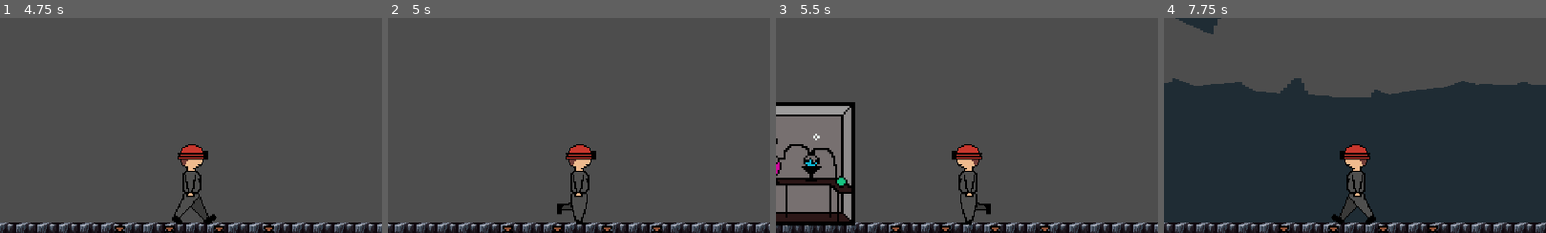
Above: before the commit, frames 1-4 (left to right).
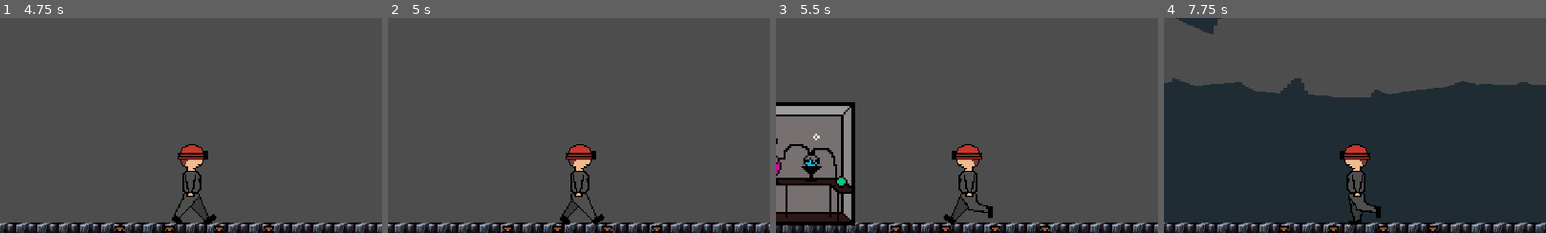
Above: after the commit, the same moments.

Repository: Jrees98/Pirate_Jam_15
Game: Godot game, scene res://Scenes/main.tscn
Two runs of this game, one before a commit and one after it. Both use one fixed random seed, a clock stepped at 60 frames per second and the inputs below. The project has no main scene, so this scene is started directly.
Inputs (mouse positions are % of the whole screen's width and height, from its top left):
- Up to frame 1 (4.75 s): click (5, 93) at 0.5 s; click (41, 94) at 1.25 s; click (47, 94) at 2 s; click (60, 94) at 2.75 s; click (54, 94) at 3.5 s; move the mouse to (72, 45) at 4.27 s; hold D (move_right) from 4.28 s (still down); hold G (god_mode) from 4.28 s (still down)
- Up to frame 2 (5 s): keep holding D (move_right); keep holding G (god_mode)
- Up to frame 3 (5.5 s): move the mouse to (30, 55) at 5.02 s; release D (move_right) at 5.03 s; release G (god_mode) at 5.03 s; hold A (move_left) from 5.03 s (still down); tap E (interact) at 5.1 s
- Up to frame 4 (7.75 s): move the mouse to (60, 28) at 5.77 s; release A (move_left) at 5.78 s; hold M (minecart) 5.78-6.53 s; hold D (move_right) 5.78-7.28 s; move the mouse to (45, 70) at 6.52 s; tap G (god_mode) at 6.6 s; move the mouse to (80, 65) at 7.27 s; hold A (move_left) from 7.28 s (still down); hold E (interact) from 7.28 s (still down)
The pictures show only the part of the screen within x 25-75%, y 38-88%; the shares and areas given below are measured in that part.

Frame 1 is identical in both runs. In frame 2, 0.5% of the frame differs, in the area x 44-57%, y 83-97%; in frame 3, 0.4%; in frame 4, 0.8%, in the area x 43-57%, y 83-97%.

Commit message:
add miner animation sprite sheet

Diff:
--- a/Scenes/player.tscn
+++ b/Scenes/player.tscn
@@ -1,10 +1,11 @@
-[gd_scene load_steps=29 format=3 uid="uid://0v7jd01x8glb"]
+[gd_scene load_steps=36 format=3 uid="uid://0v7jd01x8glb"]
 
 [ext_resource type="Script" path="res://Scripts/player.gd" id="1_gr4sc"]
 [ext_resource type="Texture2D" uid="uid://dvc2fmeimrhrm" path="res://Assets/miner.png" id="2_yy3j8"]
 [ext_resource type="Texture2D" uid="uid://erbgsdcl3u8a" path="res://Assets/minecart.png" id="3_g64g8"]
 [ext_resource type="Texture2D" uid="uid://ca0h5cevk42j2" path="res://Assets/coal.png" id="3_ligsf"]
-[ext_resource type="Texture2D" uid="uid://j28m3o15p3kr" path="res://Assets/Miner 2.png" id="4_b7qrj"]
+[ext_resource type="Texture2D" uid="uid://2bsyp0ycns20" path="res://Assets/Miner 3.png" id="4_bgdhf"]
+[ext_resource type="Texture2D" uid="uid://bp8k1laskjo7k" path="res://Assets/Miner mining.png" id="4_imsym"]
 [ext_resource type="Texture2D" uid="uid://bv3x5wicyrss5" path="res://Assets/gems.png" id="4_njvkg"]
 [ext_resource type="FontFile" uid="uid://b2k23t8adqnf7" path="res://Assets/monogram.ttf" id="5_nfwr5"]
 [ext_resource type="Texture2D" uid="uid://bfpoipcw1glka" path="res://Assets/Untitled 15.png" id="8_xhd1y"]
@@ -14,25 +15,49 @@
 [ext_resource type="Texture2D" uid="uid://hryl0q3e7hr6" path="res://Assets/opal.png" id="12_ht1iw"]
 [ext_resource type="Texture2D" uid="uid://46wyfoxca4u0" path="res://Assets/backpack.png" id="13_f76i6"]
 
-[sub_resource type="AtlasTexture" id="AtlasTexture_qdtek"]
-atlas = ExtResource("4_b7qrj")
+[sub_resource type="AtlasTexture" id="AtlasTexture_2utf6"]
+atlas = ExtResource("4_imsym")
 region = Rect2(64, 0, 64, 64)
 
-[sub_resource type="AtlasTexture" id="AtlasTexture_12rsq"]
-atlas = ExtResource("4_b7qrj")
+[sub_resource type="AtlasTexture" id="AtlasTexture_kvrc6"]
+atlas = ExtResource("4_imsym")
 region = Rect2(128, 0, 64, 64)
 
-[sub_resource type="AtlasTexture" id="AtlasTexture_s011i"]
-atlas = ExtResource("4_b7qrj")
+[sub_resource type="AtlasTexture" id="AtlasTexture_0rq74"]
+atlas = ExtResource("4_imsym")
 region = Rect2(192, 0, 64, 64)
 
-[sub_resource type="AtlasTexture" id="AtlasTexture_ut856"]
-atlas = ExtResource("4_b7qrj")
+[sub_resource type="AtlasTexture" id="AtlasTexture_m8fql"]
+atlas = ExtResource("4_imsym")
 region = Rect2(256, 0, 64, 64)
 
-[sub_resource type="AtlasTexture" id="AtlasTexture_erdap"]
-atlas = ExtResource("4_b7qrj")
+[sub_resource type="AtlasTexture" id="AtlasTexture_ekluv"]
+atlas = ExtResource("4_bgdhf")
+region = Rect2(64, 0, 64, 64)
+
+[sub_resource type="AtlasTexture" id="AtlasTexture_d54tm"]
+atlas = ExtResource("4_bgdhf")
+region = Rect2(128, 0, 64, 64)
+
+[sub_resource type="AtlasTexture" id="AtlasTexture_c2jju"]
+atlas = ExtResource("4_bgdhf")
+region = Rect2(192, 0, 64, 64)
+
+[sub_resource type="AtlasTexture" id="AtlasTexture_t227h"]
+atlas = ExtResource("4_bgdhf")
+region = Rect2(256, 0, 64, 64)
+
+[sub_resource type="AtlasTexture" id="AtlasTexture_gjgns"]
+atlas = ExtResource("4_bgdhf")
 region = Rect2(320, 0, 64, 64)
+
+[sub_resource type="AtlasTexture" id="AtlasTexture_t0uq6"]
+atlas = ExtResource("4_bgdhf")
+region = Rect2(384, 0, 64, 64)
+
+[sub_resource type="AtlasTexture" id="AtlasTexture_r6hty"]
+atlas = ExtResource("4_bgdhf")
+region = Rect2(448, 0, 64, 64)
 
 [sub_resource type="SpriteFrames" id="SpriteFrames_lmb3k"]
 animations = [{
@@ -54,19 +79,42 @@
 }, {
 "frames": [{
 "duration": 1.0,
-"texture": SubResource("AtlasTexture_qdtek")
-}, {
-"duration": 1.0,
-"texture": SubResource("AtlasTexture_12rsq")
-}, {
-"duration": 1.0,
-"texture": SubResource("AtlasTexture_s011i")
-}, {
-"duration": 1.0,
-"texture": SubResource("AtlasTexture_ut856")
-}, {
-"duration": 1.0,
-"texture": SubResource("AtlasTexture_erdap")
+"texture": SubResource("AtlasTexture_2utf6")
+}, {
+"duration": 1.0,
+"texture": SubResource("AtlasTexture_kvrc6")
+}, {
+"duration": 1.0,
+"texture": SubResource("AtlasTexture_0rq74")
+}, {
+"duration": 1.0,
+"texture": SubResource("AtlasTexture_m8fql")
+}],
+"loop": true,
+"name": &"mining",
+"speed": 7.0
+}, {
+"frames": [{
+"duration": 1.0,
+"texture": SubResource("AtlasTexture_ekluv")
+}, {
+"duration": 1.0,
+"texture": SubResource("AtlasTexture_d54tm")
+}, {
+"duration": 1.0,
+"texture": SubResource("AtlasTexture_c2jju")
+}, {
+"duration": 1.0,
+"texture": SubResource("AtlasTexture_t227h")
+}, {
+"duration": 1.0,
+"texture": SubResource("AtlasTexture_gjgns")
+}, {
+"duration": 1.0,
+"texture": SubResource("AtlasTexture_t0uq6")
+}, {
+"duration": 1.0,
+"texture": SubResource("AtlasTexture_r6hty")
 }],
 "loop": true,
 "name": &"walk",
@@ -104,8 +152,10 @@
 z_index = 3
 scale = Vector2(2, 2)
 sprite_frames = SubResource("SpriteFrames_lmb3k")
+animation = &"mining"
 autoplay = "default"
-frame_progress = 0.293101
+frame = 3
+frame_progress = 0.572702
 
 [node name="CollisionShape2D" type="CollisionShape2D" parent="."]
 position = Vector2(-0.5, 0.5)
Binary file added: Assets/Miner 3.png
Not shown, added: Assets/Miner 3.png.import
Binary file added: Assets/Miner mining.png
Not shown, added: Assets/Miner mining.png.import
